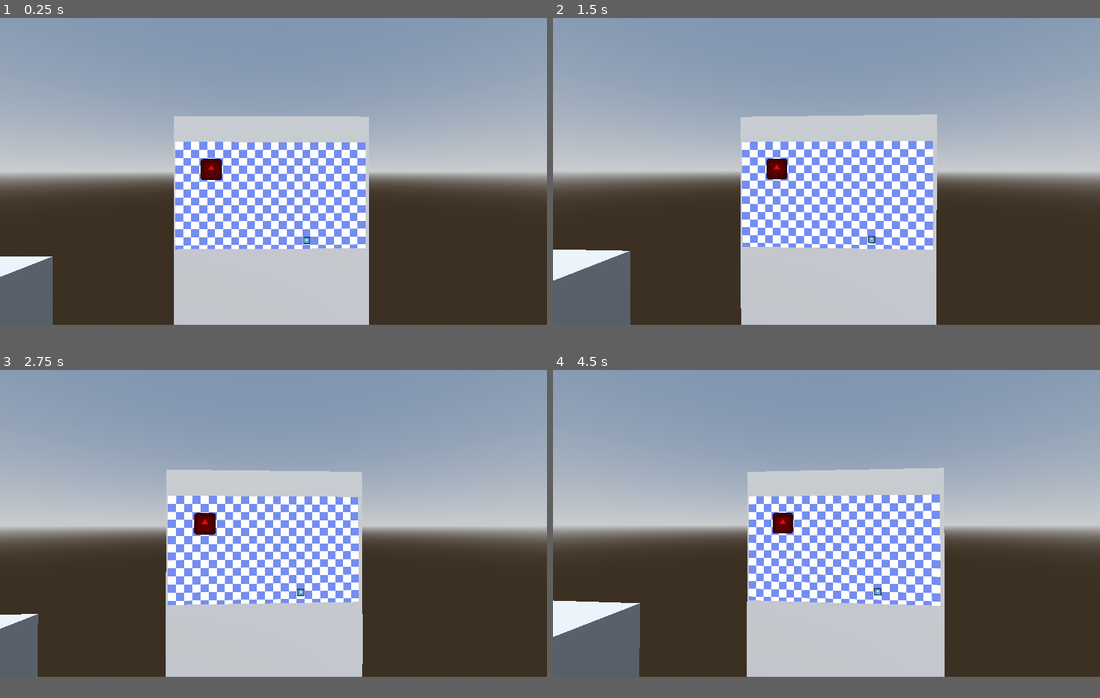
Above: before the commit, frames 1-4 (two rows, left to right).
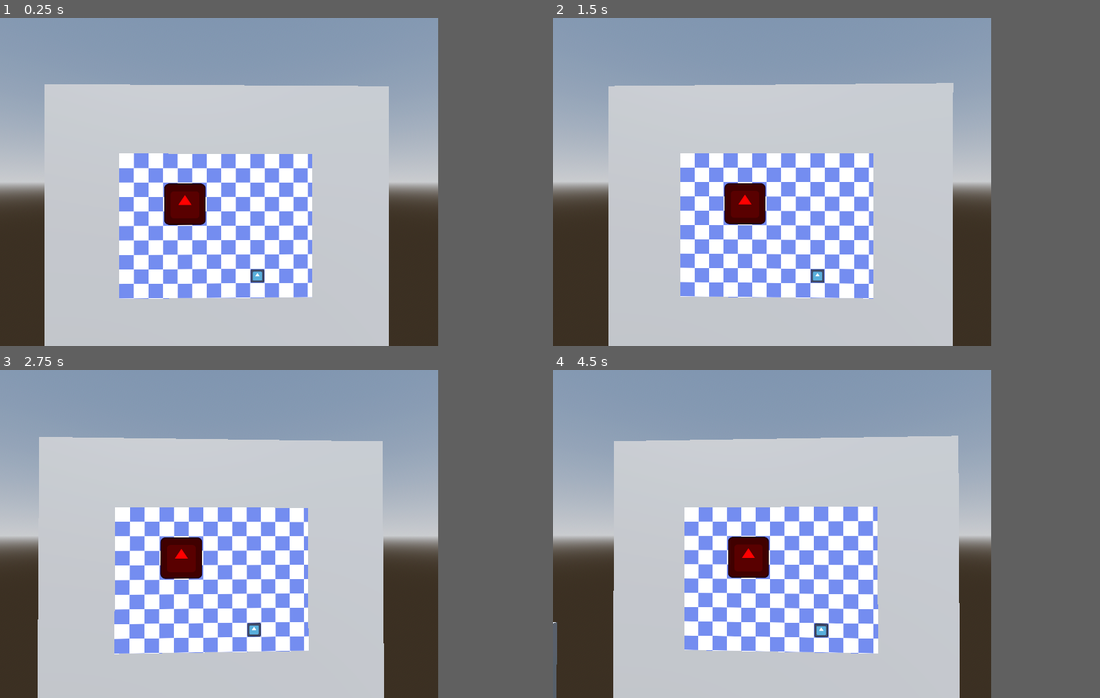
Above: after the commit, the same moments.

Repository: systemeffect/gwj92
Game: Godot game, scene res://player/test_area.tscn
Two runs of this game, one before a commit and one after it. Both use one fixed random seed, a clock stepped at 60 frames per second and the inputs below. This scene is started directly instead of the project's main scene. The engine's default icon, where the game draws it, is replaced by a stand-in: a white triangle on a blue panel in a dark square.
Inputs (mouse positions are in pixels of both pictures, inside the frame that each line leads up to):
- Up to frame 1 (0.25 s): no input
- Up to frame 2 (1.5 s): tap Enter at 0.5 s; move the mouse to (853, 168) at 0.52 s; hold Up (ui_up) from 0.53 s (still down); tap Space at 1.25 s; move the mouse to (799, 172) at 1.27 s
- Up to frame 3 (2.75 s): keep holding Up (ui_up); tap Enter at 2 s; move the mouse to (284, 517) at 2.02 s
- Up to frame 4 (4.5 s): keep holding Up (ui_up); tap Space at 2.75, 4.25 s; move the mouse to (821, 527) at 2.77 s; tap Enter at 3.5 s; move the mouse to (864, 527) at 3.52 s; move the mouse to (782, 520) at 4.27 s
In our replay, the window is 799x449 before the commit and 640x480 after it. These sizes can differ from the game's own. Grey fills any space a smaller window leaves; there, only what the larger window draws over its background counts as a difference.

The runs differ from the first frame. In frame 1, 48% of the frame differs, in the area x 0-100%, y 0-100%; in frame 2, 49%; in frame 3, 48%; in frame 4, 49%.

Commit message:
Resolution settled and basic grid movement setup

Diff:
--- a/City_Grid/city_grid.tscn
+++ b/City_Grid/city_grid.tscn
@@ -5,18 +5,20 @@
 [ext_resource type="Script" uid="uid://6geatq1krddx" path="res://City_Grid/van.gd" id="3_pjegq"]
 
 [node name="City_Grid" type="Node2D" unique_id=81070115]
+scale = Vector2(1.0022026, 0.9975787)
 
 [node name="4848Grid" type="Sprite2D" parent="." unique_id=1875270451]
 texture = ExtResource("1_5veu3")
 centered = false
 
 [node name="Van" type="Sprite2D" parent="." unique_id=886823964]
-position = Vector2(793, 599)
+position = Vector2(455.99997, 408)
 scale = Vector2(0.35, 0.35)
 texture = ExtResource("2_pjegq")
 script = ExtResource("3_pjegq")
 
 [node name="Storm" type="Sprite2D" parent="." unique_id=2133752693]
 modulate = Color(1, 0, 0.047058824, 1)
-position = Vector2(217, 167)
+position = Vector2(215.99998, 167.99998)
+scale = Vector2(1.0732685, 1.0703458)
 texture = ExtResource("2_pjegq")
--- a/City_Grid/van.gd
+++ b/City_Grid/van.gd
@@ -1,4 +1,35 @@
 extends Sprite2D
 
-func _physics_process(delta: float) -> void:
-	global_position.y -= 5 * delta
+@export var VAN_SPEED: float = 45
+var target_loc_x: float = 0
+var target_loc_y: float = 0
+
+func _process(delta):
+	var pos = position
+
+	if target_loc_x != 0:
+		pos.x = lerp(pos.x, target_loc_x, VAN_SPEED * delta)
+
+	if target_loc_y != 0:
+		pos.y = lerp(pos.y, target_loc_y, VAN_SPEED * delta)
+	position = pos
+
+func move (dir: String) -> void:
+	if dir == "left":
+		target_loc_x = position.x - 48.0
+	if dir == "right":
+		target_loc_x = position.x + 48.0
+	if dir == "up":
+		target_loc_y = position.y - 48.0
+	if dir == "down":
+		target_loc_y = position.y + 48.0
+
+func _input(event: InputEvent) -> void:
+	if event.is_action_pressed("ui_left"):
+		move("left")
+	if event.is_action_pressed("ui_right"):
+		move("right")
+	if event.is_action_pressed("ui_up"):
+		move("up")
+	if event.is_action_pressed("ui_down"):
+		move("down")
--- a/player/test_area.tscn
+++ b/player/test_area.tscn
@@ -41,7 +41,7 @@
 transform = Transform3D(1, 0, 0, 0, 1, 0, 0, 0, 1, 1.8845929, 1.1920929e-07, 0.78914165)
 
 [node name="Screen Box" type="CSGBox3D" parent="." unique_id=926379620]
-transform = Transform3D(1, 0, 0, 0, 1, 0, 0, 0, 1, -0.004855573, 2.3841858e-07, 1.5269425)
+transform = Transform3D(1, 0, 0, 0, 1, 0, 0, 0, 1, -0.004855573, 2.3841858e-07, 1.1241202)
 
 [node name="CSGBox3D6" type="CSGBox3D" parent="Screen Box" unique_id=1792538192]
 transform = Transform3D(1, 0, 0, 0, 1, 0, 0, 0, 1, -0.0011029243, 0.8227751, -0.0020189285)
@@ -51,7 +51,7 @@
 
 [node name="SubViewport" type="SubViewport" parent="Screen Box/CSGBox3D6/Node3D" unique_id=1217609497]
 handle_input_locally = false
-size = Vector2i(1152, 648)
+size = Vector2i(640, 480)
 render_target_update_mode = 4
 
 [node name="City_Grid" parent="Screen Box/CSGBox3D6/Node3D/SubViewport" unique_id=81070115 instance=ExtResource("2_t2wcy")]
--- a/project.godot
+++ b/project.godot
@@ -19,6 +19,11 @@
 
 buses/default_bus_layout="uid://igd5p1vdrhcv"
 
+[display]
+
+window/size/viewport_width=640
+window/size/viewport_height=480
+
 [physics]
 
 3d/physics_engine="Jolt Physics"
